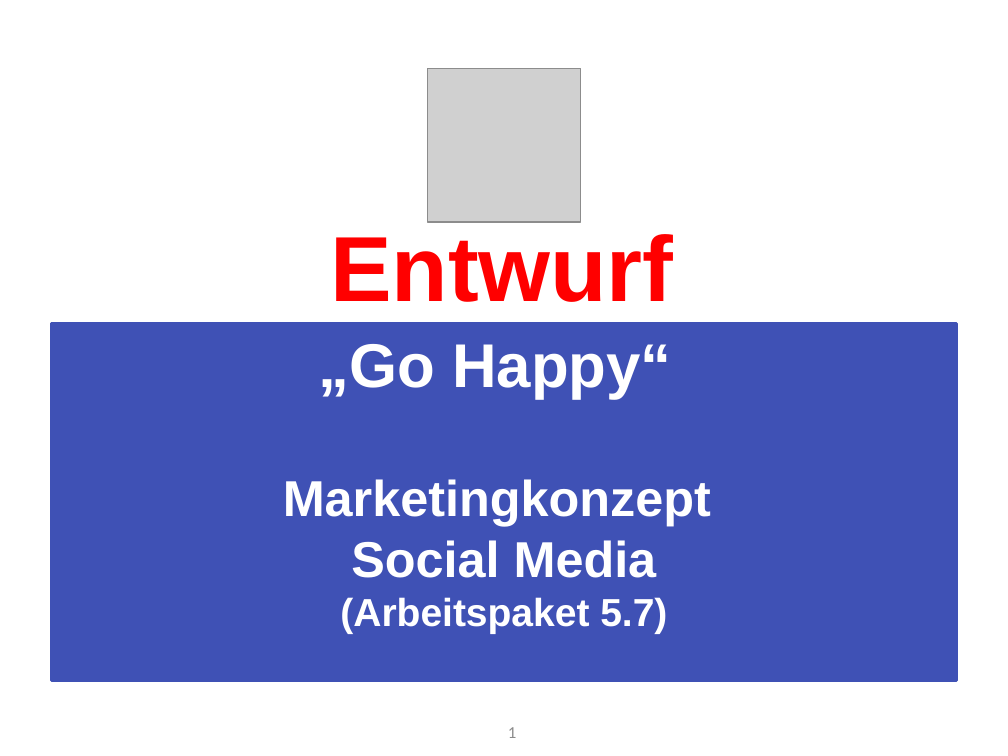
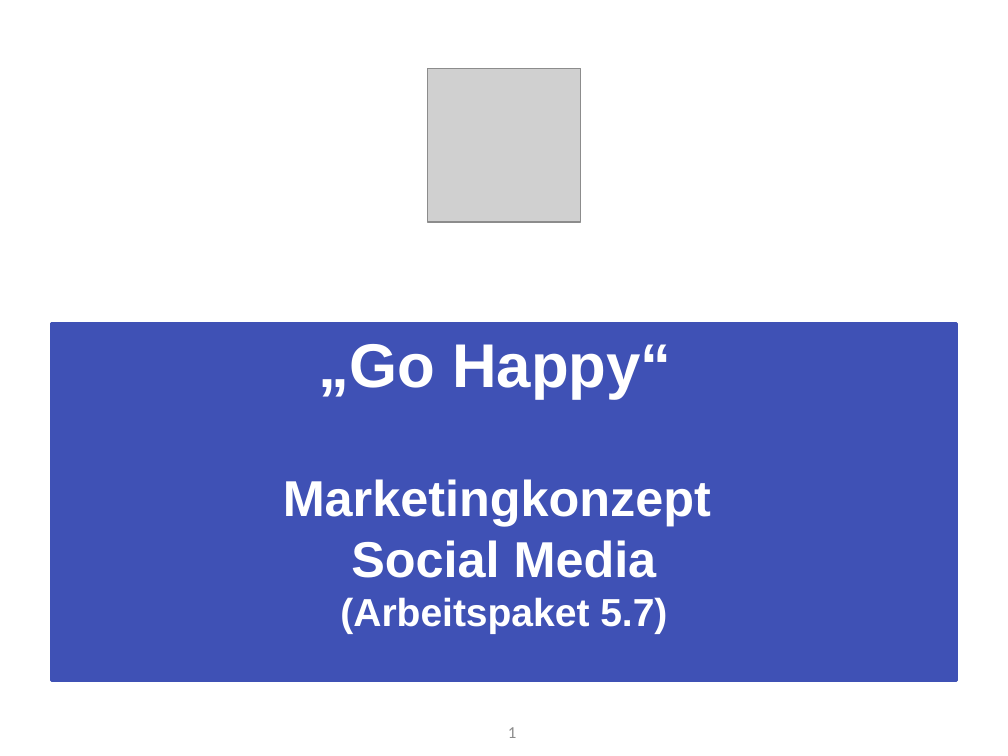
Before and after one commit to Roba1993/Happy-Hour, a slide deck: slide 1 of documents/marketing/Social Media Marketingkonzept/Marketingstrategie - Social Media (5.7).pptx. Drawn at 1008x756 pixels with LibreOffice and Linux fonts; fonts in the diff are those of the drawing; grey boxes stand for pictures. Boxes give left, top, right and bottom in pixels: in the first picture for what was removed or moved away, otherwise in the second. Text is boxed around its words. In the diff, an @@ line names an element or a change of style, - is before the commit and + after.

Commit message:
Update Social Media Strategie

```diff
--- a/documents/marketing/Social Media Marketingkonzept/Marketingstrategie - Social Media (5.7).pptx
+++ b/documents/marketing/Social Media Marketingkonzept/Marketingstrategie - Social Media (5.7).pptx
@@ text removed at (330, 234, 673, 302) @@
-Entwurf
```
Also in this commit, not shown: 6 other slides changed, 7 slides added, 13 slides removed.
